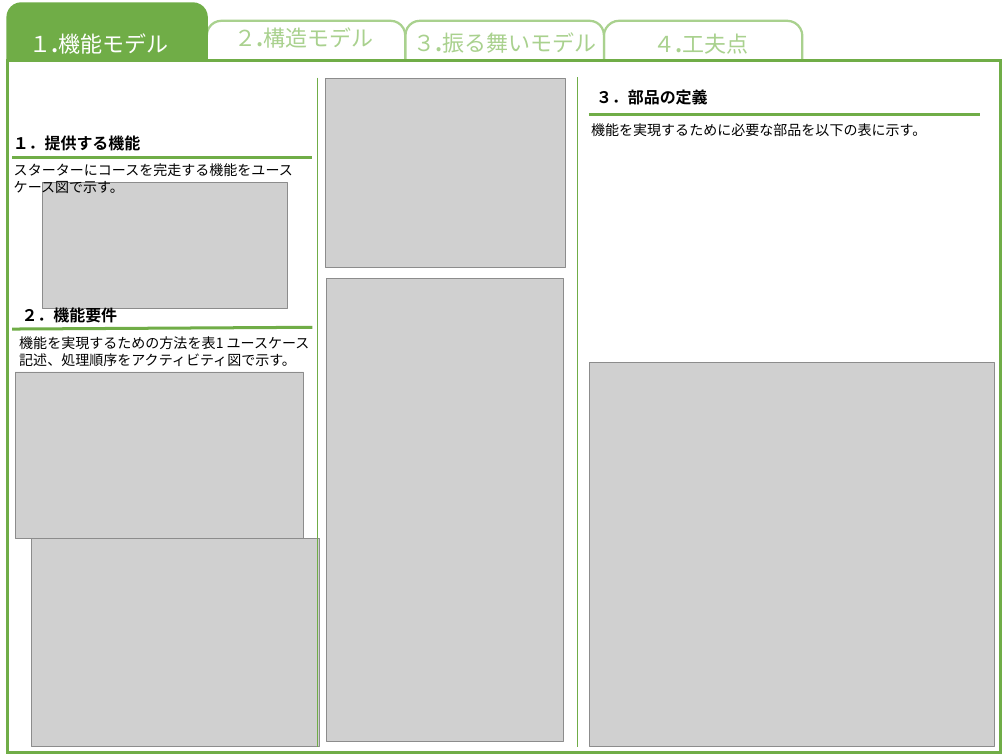
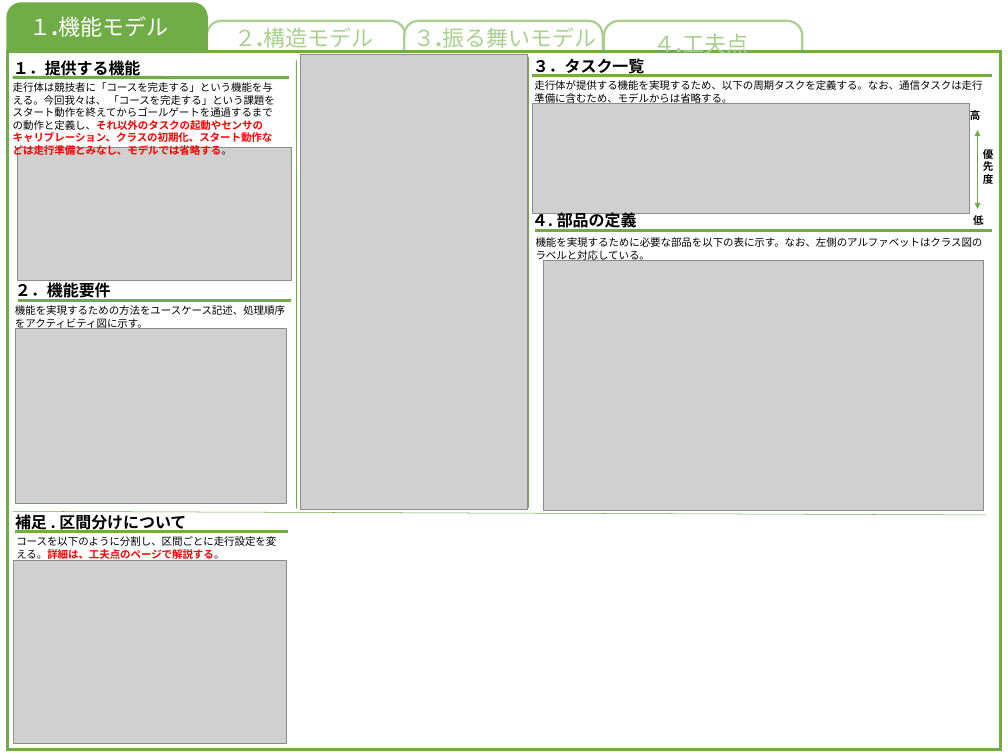
Before and after one commit to akita-lab-2019/model, a slide deck: slide 2 of model_file_template_primary.pptx. Drawn at 1008x756 pixels with LibreOffice and Linux fonts; fonts in the diff are those of the drawing; grey boxes stand for pictures. Boxes give left, top, right and bottom in pixels: in the first picture for what was removed or moved away, otherwise in the second. Text is boxed around its words. In the diff, an @@ line names an element or a change of style, - is before the commit and + after.

```diff
--- a/model_file_template_primary.pptx
+++ b/model_file_template_primary.pptx
@@ text "１.機能モデル" moved from (x1=30, y1=33, x2=169, y2=54) to (x1=30, y1=16, x2=169, y2=37) @@
@@ text "３.振る舞いモデル" rewrapped from (x1=413, y1=32, x2=596, y2=53) to (x1=413, y1=27, x2=596, y2=52) @@
@@ text "１．提供する機能" rewrapped from (x1=13, y1=135, x2=141, y2=151) to (x1=13, y1=58, x2=141, y2=79) @@
@@ rectangle resized from (x1=8, y1=60, x2=1000, y2=752) to (x1=8, y1=52, x2=1000, y2=750) @@
@@ picture added at (x1=301, y1=55, x2=528, y2=509) @@
@@ line moved from (577, 78) - (577, 747) to (528, 57) - (528, 508) @@
@@ text at (x1=533, y1=58, x2=645, y2=77): text changed @@
-３．部品の定義
+３．タスク一覧
@@ line moved from (12, 158) - (312, 158) to (13, 78) - (289, 78) @@
@@ text added at (x1=13, y1=82, x2=275, y2=157), 10.5 pt, text #000000 @@
+走行体は競技者に「コースを完走する」という機能を与える。今回我々は、 「コースを完走する」という課題をスタート動作を終えてからゴールゲートを通過するまでの動作と定義し、それ以外のタスクの起動やセンサのキャリブレーション、クラスの初期化、スタート動作などは走行準備とみなし、モデルでは省略する。
@@ line moved from (318, 78) - (318, 747) to (297, 60) - (297, 508) @@
@@ picture removed at (x1=325, y1=78, x2=566, y2=268) @@
@@ line moved from (589, 114) - (980, 114) to (532, 75) - (991, 75) @@
@@ text at (x1=534, y1=80, x2=982, y2=105): text changed; size 14 to 10.5 pt @@
-機能を実現するために必要な部品を以下の表に示す。
+走行体が提供する機能を実現するため、以下の周期タスクを定義する。なお、通信タスクは走行準備に含むため、モデルからは省略する。
@@ group added at (x1=532, y1=103, x2=993, y2=227): 3 texts, 1 double arrow, 1 picture @@
+優先度
+高
+低
@@ picture resized from (x1=42, y1=183, x2=287, y2=309) to (x1=18, y1=148, x2=292, y2=281) @@
@@ text removed at (x1=14, y1=163, x2=293, y2=196) @@
-スターターにコースを完走する機能をユースケース図で示す。
@@ text added at (x1=532, y1=210, x2=637, y2=231), 16 pt, text #000000, bold @@
+４. 部品の定義
@@ line added from (534, 230) to (991, 230), #70AD47 3 pt @@
@@ text added at (x1=536, y1=237, x2=983, y2=262), 10.5 pt, text #000000 @@
+機能を実現するために必要な部品を以下の表に示す。なお、左側のアルファベットはクラス図のラベルと対応している。
@@ picture added at (x1=544, y1=261, x2=984, y2=510) @@
@@ text "２．機能要件" moved from (x1=22, y1=305, x2=118, y2=323) to (x1=15, y1=279, x2=111, y2=300) @@
@@ text "２．機能要件" at (x1=15, y1=279, x2=111, y2=300): font Noto Sans CJK JP to Arial @@
@@ picture removed at (x1=326, y1=279, x2=564, y2=742) @@
@@ text at (x1=15, y1=305, x2=285, y2=330): text changed; size 14 to 10.5 pt @@
-機能を実現するための方法を表1 ユースケース記述、処理順序をアクティビティ図で示す。
+機能を実現するための方法をユースケース記述、処理順序をアクティビティ図に示す。
@@ picture resized from (x1=15, y1=372, x2=304, y2=539) to (x1=15, y1=328, x2=287, y2=503) @@
@@ line moved from (12, 329) - (312, 328) to (18, 300) - (292, 300) @@
@@ picture removed at (x1=590, y1=363, x2=994, y2=747) @@
@@ line added from (13, 511) to (986, 515), #70AD47 0.5 pt @@
@@ text added at (x1=15, y1=512, x2=186, y2=533), 16 pt, text #000000, bold @@
+補足 . 区間分けについて
@@ line added from (15, 531) to (288, 531), #70AD47 3 pt @@
@@ text added at (x1=16, y1=536, x2=276, y2=561), 10.5 pt, text #000000 @@
+コースを以下のように分割し、区間ごとに走行設定を変える。詳細は、工夫点のページで解説する。
@@ picture resized from (x1=31, y1=539, x2=320, y2=746) to (x1=14, y1=560, x2=287, y2=744) @@
```
Also in this commit, not shown: 4 other slides changed, 4 other files.
